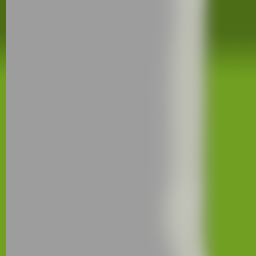
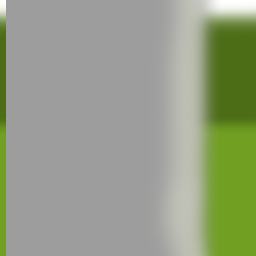
The second 256px x 256px image is a revision of the first. Changes to its layers:
added layer "Layer 5" above "Layer 3" over box(0, 0, 256, 40)
painted on "Layer 3" over box(0, 30, 256, 134)
